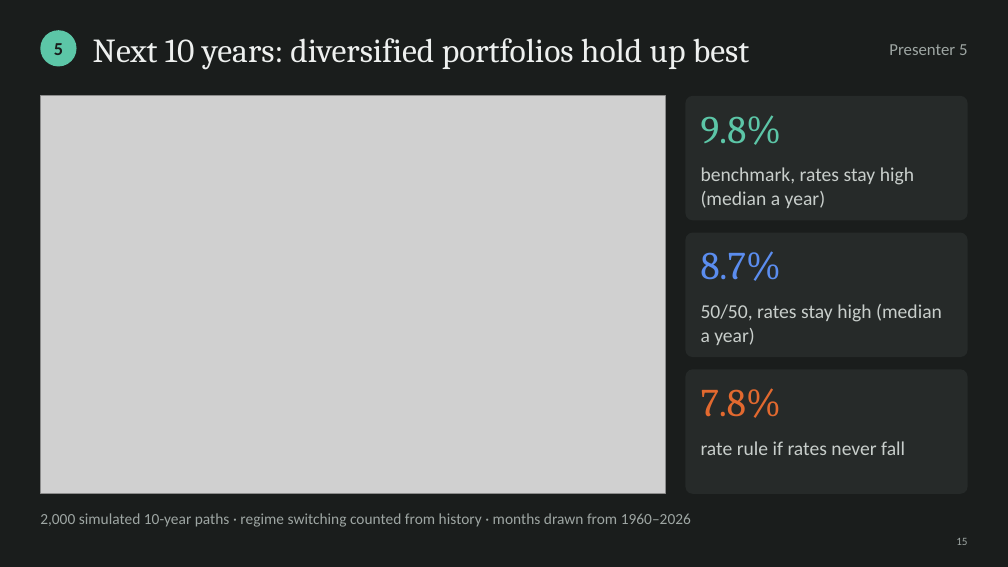
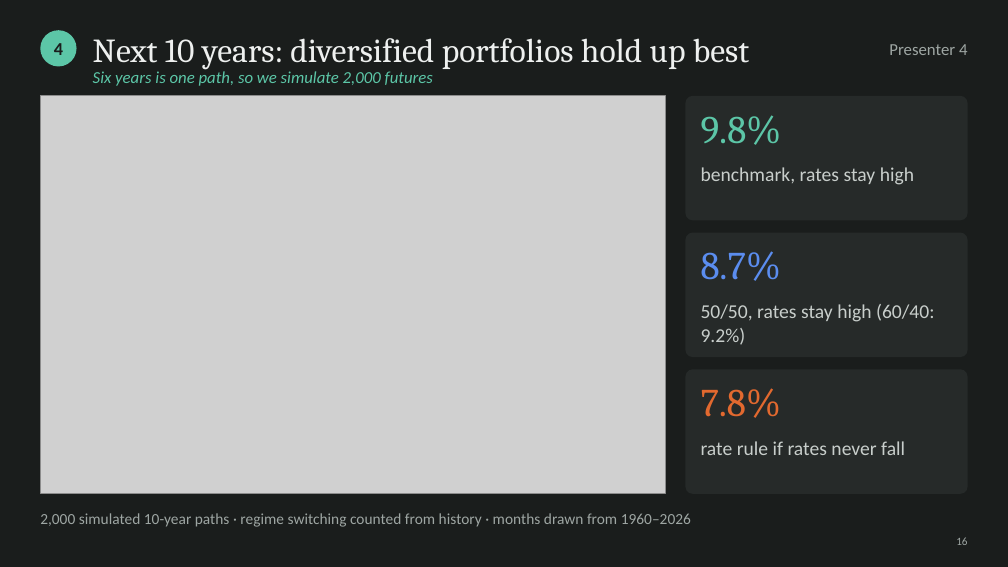
Before and after one commit to cyee02/MQF, a slide deck: slide 17 of QF600/Final Assignment/04 - Presentation Slides Group 6.pptx (slide 15 before the commit). Drawn at 1008x567 pixels with LibreOffice and Linux fonts; fonts in the diff are those of the drawing; grey boxes stand for pictures. Boxes give left, top, right and bottom in pixels: in the first picture for what was removed or moved away, otherwise in the second. Text is boxed around its words. In the diff, an @@ line names an element or a change of style, - is before the commit and + after.

```diff
--- a/QF600/Final Assignment/04 - Presentation Slides Group 6.pptx
+++ b/QF600/Final Assignment/04 - Presentation Slides Group 6.pptx
@@ text at (54, 43, 63, 55): text changed @@
-5
+4
@@ text at (889, 44, 967, 55): text changed @@
-Presenter 5
+Presenter 4
@@ text added at (93, 69, 433, 86), 12 pt, text #5CC6A7, italic @@
+Six years is one path, so we simulate 2,000 futures
@@ text at (701, 167, 914, 185): text changed @@
-benchmark, rates stay high (median a year)
+benchmark, rates stay high
@@ text at (701, 304, 935, 345): text changed @@
-50/50, rates stay high (median a year)
+50/50, rates stay high (60/40: 9.2%)
@@ text at (956, 537, 967, 545): text changed @@
-15
+16
```
Also in this commit, not shown: 18 other slides changed, 7 slides added, 29 other files.
